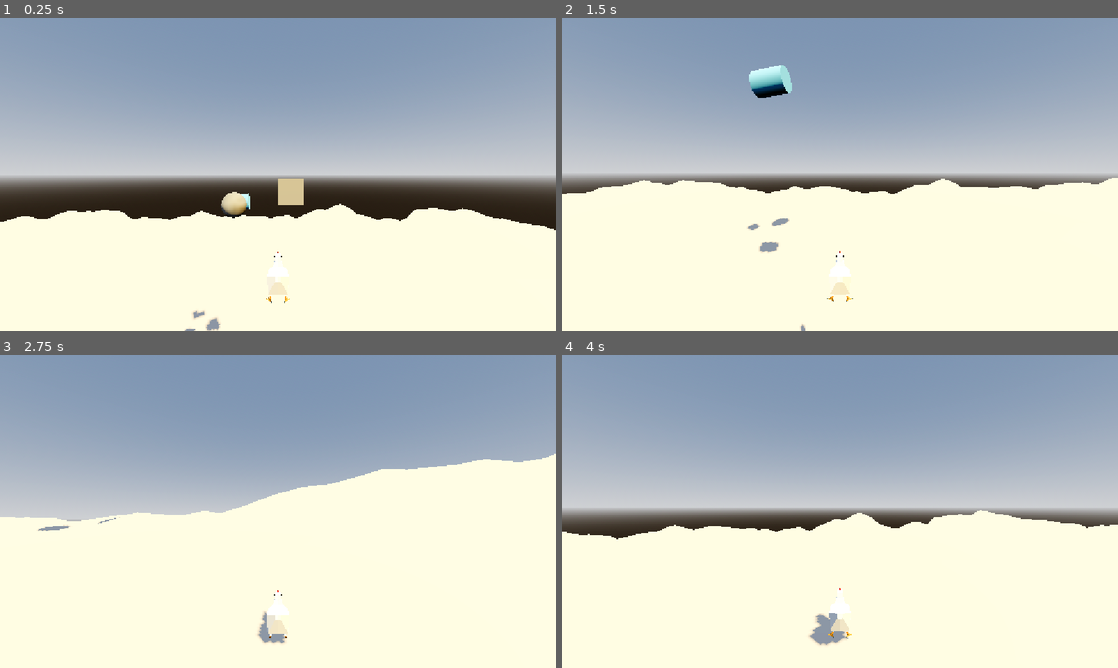
Above: before the commit, frames 1-4 (two rows, left to right).
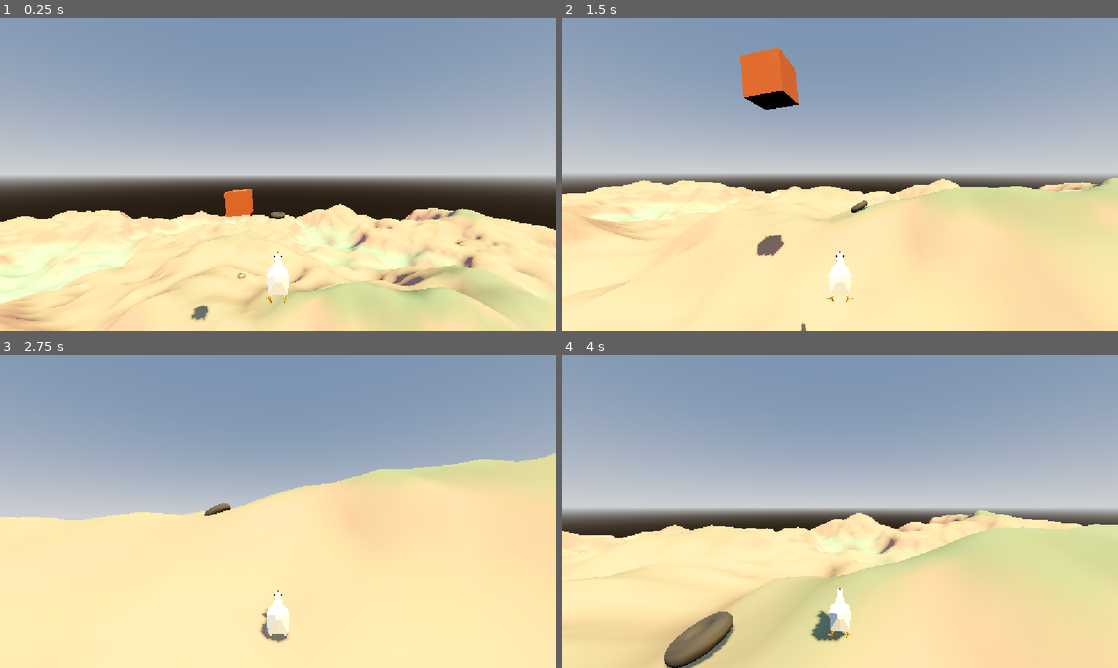
Above: after the commit, the same moments.

Repository: ayush3104/Apricity
Game: Godot game, scene res://main.tscn
Two runs of this game, one before a commit and one after it. Both use one fixed random seed, a clock stepped at 60 frames per second and the inputs below.
Inputs (mouse positions are in pixels of both pictures, inside the frame that each line leads up to):
- Up to frame 1 (0.25 s): no input
- Up to frame 2 (1.5 s): tap Enter (ui_accept) at 0.5, 0.77 s; move the mouse to (867, 174) at 0.52 s; hold Up (ui_up) from 0.53 s (still down); move the mouse to (812, 174) at 1.27 s
- Up to frame 3 (2.75 s): keep holding Up (ui_up); tap Enter (ui_accept) at 1.52 s; move the mouse to (289, 505) at 2.02 s
- Up to frame 4 (4 s): keep holding Up (ui_up); move the mouse to (834, 517) at 2.77 s; tap Enter (ui_accept) at 3.02, 3.77 s; move the mouse to (878, 514) at 3.52 s

The runs differ from the first frame. In frame 1, 36% of the frame differs, in the area x 0-100%, y 51-100%; in frame 2, 47%; in frame 3, 56%, in the area x 0-100%, y 31-100%; in frame 4, 45%.

Commit message:
Synced plateau terracing between shader and collision heightmap

Diff:
--- a/main.gdshader
+++ b/main.gdshader
@@ -2,16 +2,53 @@
 
 uniform sampler2D height_noise;
 uniform float height_scale = 18.0;
-uniform vec4 ground_color : source_color = vec4(0.85, 0.78, 0.72, 1.0);
+
+uniform vec4 valley_color : source_color = vec4(0.55, 0.68, 0.70, 1.0);
+uniform vec4 plains_color : source_color = vec4(0.88, 0.82, 0.74, 1.0);
+uniform vec4 peak_color   : source_color = vec4(0.68, 0.76, 0.65, 1.0);
+uniform vec4 cliff_color  : source_color = vec4(0.78, 0.58, 0.52, 1.0);
+
+varying float world_y;
+varying vec3 calc_normal;
+
+float get_height(vec2 uv) {
+	float h = texture(height_noise, uv).r;
+	// Narrow terrace band so peaks and valleys stay prominent
+	if (h > 0.45 && h < 0.55) {
+		h = mix(h, 0.5, 0.6);
+	}
+	return h;
+}
 
 void vertex() {
-	// Sample the noise texture to get the height for this vertex
-	float h = texture(height_noise, UV).r;
-	// Move the vertex upwards on the Y axis
+	float h = get_height(UV);
 	VERTEX.y += h * height_scale;
+	world_y = VERTEX.y;
+
+	// Calculate true slope normals from neighboring points
+	float texel = 1.0 / 120.0;
+	float h_right = get_height(UV + vec2(texel, 0.0)) * height_scale;
+	float h_up    = get_height(UV + vec2(0.0, texel)) * height_scale;
+
+	vec3 tangent = normalize(vec3(1.0, (h_right - VERTEX.y), 0.0));
+	vec3 binormal = normalize(vec3(0.0, (h_up - VERTEX.y), 1.0));
+	calc_normal = normalize(cross(binormal, tangent));
+	NORMAL = calc_normal;
 }
 
 void fragment() {
-	ALBEDO = ground_color.rgb;
-	ROUGHNESS = 0.8;
+	float slope = clamp(dot(calc_normal, vec3(0.0, 1.0, 0.0)), 0.0, 1.0);
+
+	vec3 base_color = valley_color.rgb;
+	float valley_plains = smoothstep(3.0, 7.0, world_y);
+	base_color = mix(base_color, plains_color.rgb, valley_plains);
+
+	float plains_peaks = smoothstep(10.0, 14.0, world_y);
+	base_color = mix(base_color, peak_color.rgb, plains_peaks);
+
+	float cliff_mask = 1.0 - smoothstep(0.55, 0.85, slope);
+	vec3 final_color = mix(base_color, cliff_color.rgb, cliff_mask);
+
+	ALBEDO = final_color;
+	ROUGHNESS = 0.85;
 }
--- a/main.tscn
+++ b/main.tscn
@@ -23,16 +23,15 @@
 friction = 0.8
 bounce = 0.1
 
-[sub_resource type="CylinderShape3D" id="CylinderShape3D_uj04i"]
+[sub_resource type="BoxShape3D" id="BoxShape3D_7h7mn"]
 
-[sub_resource type="StandardMaterial3D" id="StandardMaterial3D_p5viw"]
-albedo_color = Color(0.3764706, 0.73333335, 1, 1)
+[sub_resource type="StandardMaterial3D" id="StandardMaterial3D_0udnx"]
+albedo_color = Color(0.5816708, 0.3002661, 0.1870608, 1)
+roughness = 0.69
 
-[sub_resource type="CylinderMesh" id="CylinderMesh_uj04i"]
-material = SubResource("StandardMaterial3D_p5viw")
-top_radius = 0.4
-bottom_radius = 0.4
-height = 1.0
+[sub_resource type="BoxMesh" id="BoxMesh_vpupq"]
+material = SubResource("StandardMaterial3D_0udnx")
+size = Vector3(1.2, 1.2, 1.2)
 
 [sub_resource type="FastNoiseLite" id="FastNoiseLite_uxsw8"]
 frequency = 0.007
@@ -46,7 +45,10 @@
 shader = ExtResource("3_h2yge")
 shader_parameter/height_noise = SubResource("NoiseTexture2D_2uf65")
 shader_parameter/height_scale = 15.0
-shader_parameter/ground_color = Color(0.85, 0.78, 0.72, 1)
+shader_parameter/valley_color = Color(0.60784316, 0.8117647, 0.57254905, 1)
+shader_parameter/plains_color = Color(0.75686276, 0.6313726, 0.49019608, 1)
+shader_parameter/peak_color = Color(0.47815675, 0.56193995, 0.44738656, 1)
+shader_parameter/cliff_color = Color(0.78, 0.58, 0.52, 1)
 
 [sub_resource type="PlaneMesh" id="PlaneMesh_uj04i"]
 material = SubResource("ShaderMaterial_0udnx")
@@ -58,6 +60,28 @@
 map_width = 121
 map_depth = 121
 map_data = PackedFloat32Array(0, 0, 0, 0, 0, 0, 0, 0, 0, 0, 0, 0, 0, 0, 0, 0, 0, 0, 0, 0, 0, 0, 0, 0, 0, 0, 0, 0, 0, 0, …(43833 unchanged characters)…
+
+[sub_resource type="BoxShape3D" id="BoxShape3D_p5viw"]
+size = Vector3(180, 60, 4)
+
+[sub_resource type="BoxShape3D" id="BoxShape3D_1bvp3"]
+size = Vector3(4, 60, 180)
+
+[sub_resource type="BoxShape3D" id="BoxShape3D_lquwl"]
+size = Vector3(4, 60, 180)
+
+[sub_resource type="CylinderShape3D" id="CylinderShape3D_p5viw"]
+height = 0.5
+radius = 0.8
+
+[sub_resource type="StandardMaterial3D" id="StandardMaterial3D_jc63w"]
+albedo_color = Color(0.2901961, 0.2901961, 0.32156864, 1)
+roughness = 0.85
+
+[sub_resource type="TorusMesh" id="TorusMesh_uj04i"]
+material = SubResource("StandardMaterial3D_jc63w")
+inner_radius = 0.3
+outer_radius = 0.8
 
 [node name="main" type="Node3D" unique_id=358803946]
 
@@ -86,14 +110,6 @@
 
 [node name="Camera3D" type="Camera3D" parent="Player/SpringArm3D" unique_id=1153034126]
 
-[node name="CSGPolygon3D" type="CSGPolygon3D" parent="." unique_id=779872182]
-transform = Transform3D(1, 0, 0, 0, 1, 0, 0, 0, 1, 0, 25, -3.826)
-use_collision = true
-
-[node name="CSGSphere3D" type="CSGSphere3D" parent="." unique_id=1965297128]
-transform = Transform3D(0.9997762, 0, -0.021157417, 0, 1, 0, 0.021157417, 0, 0.9997762, -1.701, 25, -3.887)
-use_collision = true
-
 [node name="Junk can" type="RigidBody3D" parent="." unique_id=1916500334]
 transform = Transform3D(0.09447633, 0.9955271, 0, -0.9955271, 0.09447633, 0, 0, 0, 1, -2, 25, -6.635)
 physics_material_override = SubResource("PhysicsMaterial_ig7tw")
@@ -101,11 +117,11 @@
 angular_damp = 1.0
 
 [node name="CollisionShape3D" type="CollisionShape3D" parent="Junk can" unique_id=847206808]
-shape = SubResource("CylinderShape3D_uj04i")
+shape = SubResource("BoxShape3D_7h7mn")
 
 [node name="MeshInstance3D" type="MeshInstance3D" parent="Junk can" unique_id=1572999240]
 transform = Transform3D(0.99996954, -0.0078089014, 0, 0.0078089014, 0.99996954, 0, 0, 0, 1, 0, 0, 0)
-mesh = SubResource("CylinderMesh_uj04i")
+mesh = SubResource("BoxMesh_vpupq")
 
 [node name="TERRAIN" type="MeshInstance3D" parent="." unique_id=1407098410]
 mesh = SubResource("PlaneMesh_uj04i")
@@ -116,3 +132,30 @@
 [node name="CollisionShape3D" type="CollisionShape3D" parent="TERRAIN/StaticBody3D" unique_id=531612413]
 transform = Transform3D(1, 0, 0, 0, 1, 0, 0, 0, 1, 0, 5, 0)
 shape = SubResource("HeightMapShape3D_h2yge")
+
+[node name="worldBOUND" type="StaticBody3D" parent="." unique_id=954867143]
+
+[node name="NORTH BOUND" type="CollisionShape3D" parent="worldBOUND" unique_id=1248121624]
+transform = Transform3D(1, 0, 0, 0, 1, 0, 0, 0, 1, 0, 20, -90)
+shape = SubResource("BoxShape3D_p5viw")
+
+[node name="SOUTHBOUND" type="CollisionShape3D" parent="worldBOUND" unique_id=751882144]
+transform = Transform3D(1, 0, 0, 0, 1, 0, 0, 0, 1, 0, 20, 90)
+shape = SubResource("BoxShape3D_p5viw")
+
+[node name="EASTBOUND" type="CollisionShape3D" parent="worldBOUND" unique_id=37357686]
+transform = Transform3D(1, 0, 0, 0, 1, 0, 0, 0, 1, 90, 20, 0)
+shape = SubResource("BoxShape3D_1bvp3")
+
+[node name="WEST" type="CollisionShape3D" parent="worldBOUND" unique_id=1553900424]
+transform = Transform3D(1, 0, 0, 0, 1, 0, 0, 0, 1, -90, 20, 0)
+shape = SubResource("BoxShape3D_lquwl")
+
+[node name="TIRE" type="RigidBody3D" parent="." unique_id=296161377]
+transform = Transform3D(1, 0, 0, 0, 1, 0, 0, 0, 1, 0, 22.046446, -18.06673)
+
+[node name="CollisionShape3D" type="CollisionShape3D" parent="TIRE" unique_id=359850695]
+shape = SubResource("CylinderShape3D_p5viw")
+
+[node name="MeshInstance3D" type="MeshInstance3D" parent="TIRE/CollisionShape3D" unique_id=865037615]
+mesh = SubResource("TorusMesh_uj04i")
--- a/terrain.gd
+++ b/terrain.gd
@@ -39,6 +39,11 @@
 			var py = int(clamp(float(z) / float(map_depth - 1) * (img_h - 1), 0, img_h - 1))
 
 			var h = img.get_pixel(px, py).r
+
+			# Plateau math matching main.gdshader
+			if h > 0.45 and h < 0.55:
+				h = lerp(h, 0.5, 0.6)
+
 			heights[z * map_width + x] = h * height_scale
 
 	var h_shape = HeightMapShape3D.new()
